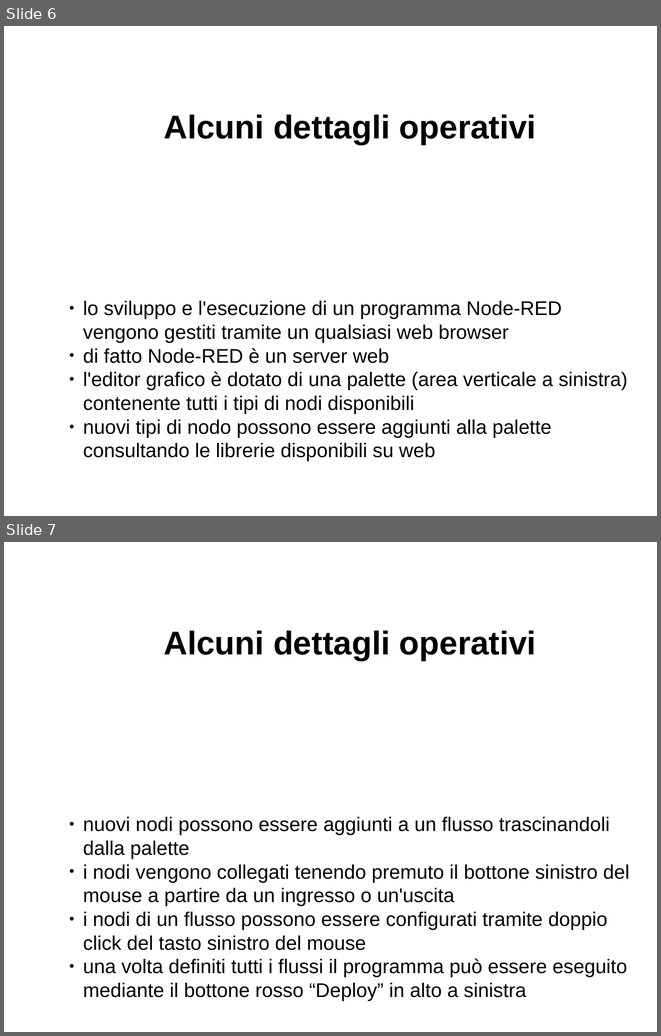
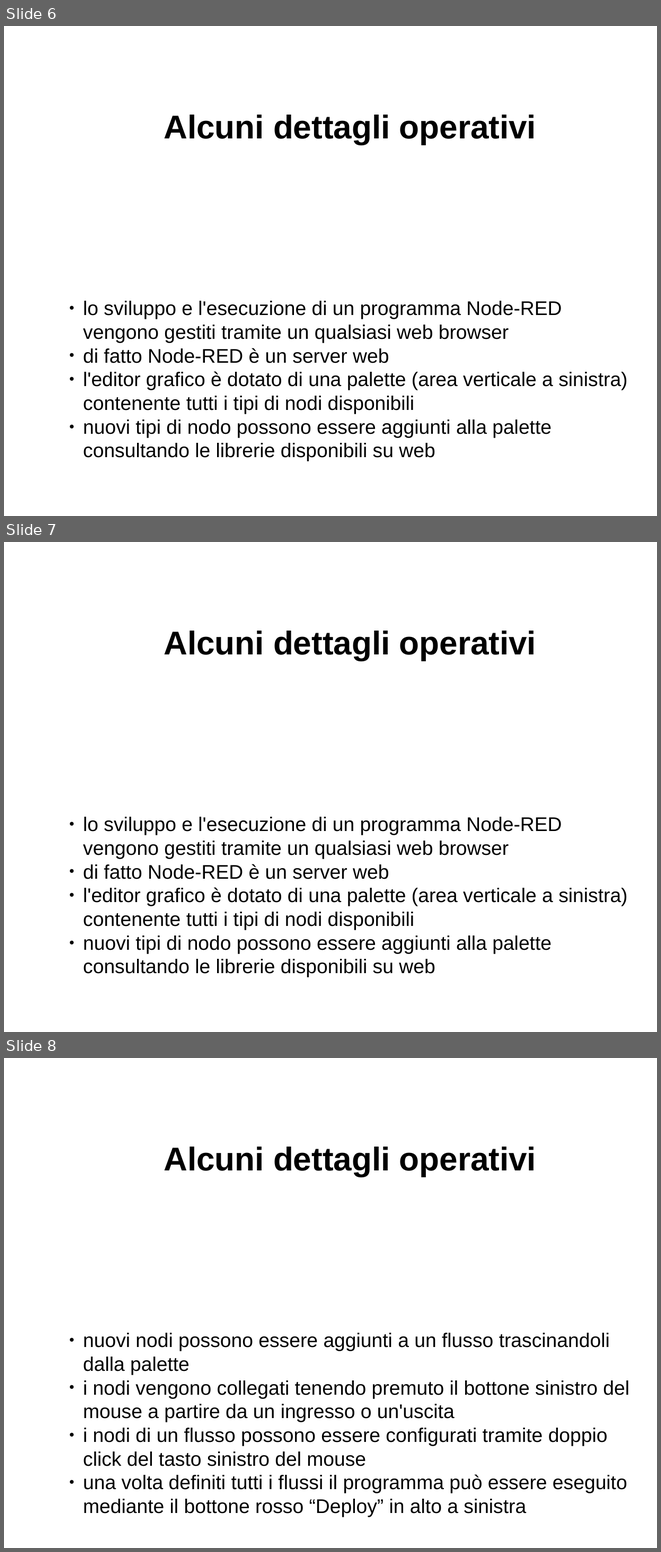
Before and after one commit to davideancona/minicorsiRAISE, a slide deck: iot/NodeRED.odp. Shown one above the other, each under a label of ours: slides 6 and 7 before the commit, slides 6, 7 and 8 after it. The pictures are 661x1036 and 661x1552 pixels, drawn with LibreOffice and Linux fonts; fonts in the diff are those of the drawing. Boxes give left, top, right and bottom in pixels: in the first picture for what was removed or moved away, otherwise in the second. Text is boxed around its words. In the diff, an @@ line names an element or a change of style, - is before the commit and + after.

Commit message:
iot modified:   iot/NodeRED.odp

```diff
--- a/iot/NodeRED.odp
+++ b/iot/NodeRED.odp
@@ slide 7 added at (4,542,657,1032), background #FFFFFF @@
@@ text added at (164,631,536,661), 40 pt, text #000000, bold @@
+Alcuni dettagli operativi
@@ text added at (83,817,627,977), 24 pt, text #000000 @@
+● lo sviluppo e l'esecuzione di un programma Node-RED vengono gestiti tramite un qualsiasi web browser
+● di fatto Node-RED è un server web
+● l'editor grafico è dotato di una palette (area verticale a sinistra) contenente tutti i tipi di nodi disponibili
+● nuovi tipi di nodo possono essere aggiunti alla palette consultando le librerie disponibili su web
@@ what was slide 7 is now slide 8 @@
```
